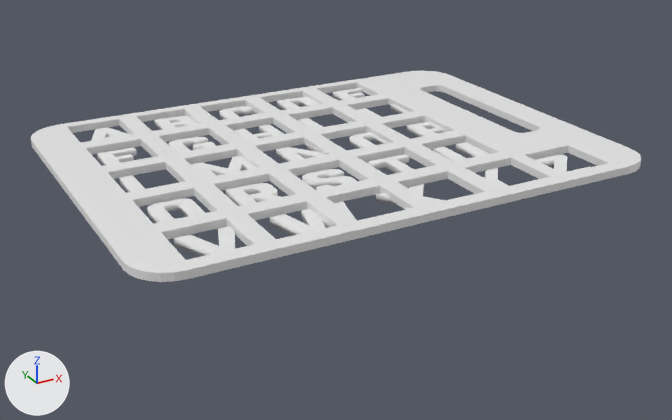
A saved change to the glTF model holoboard/holoboard.glb.
Rendered twice from a 50 mm camera at (-85.0, -313.0, 172.0) aimed at (134.0, 86.0, -27.0). Lighting does not change. The marker at lower left points along +X, +Y and +Z. Vertices at the same position are counted once.

Before the edit, the objects in view are built like this:
```python
me_a_001 = bpy.data.meshes.new('A.001')
me_a_001.from_pydata(...)  # 2113 vertices, 4144 faces; spans x 0.01..3.4, y -0.04..0.04, z -0.64..3.99
me_a_001.materials.append(mat_none_001)  # white #e7e7e7
me_letterboard_001 = bpy.data.meshes.new('LetterBoard.001')
me_letterboard_001.from_pydata(...)  # 320 vertices, 744 faces; spans x 1.0..275.0, y 0.0..4.0, z -206.0..0.0
ob_a = bpy.data.objects.new('A', me_a_001)
ob_a.location = (26.5, 168.8, 0.0)
ob_a.rotation_euler = (1.571, 0.0, 0.0)  # degrees (90, 0, 0)
ob_a.scale = (63.5, 39.7, 39.7)
ob_letterboard = bpy.data.objects.new('LetterBoard', me_letterboard_001)
ob_letterboard.location = (0.0, 0.0, 0.0)
ob_letterboard.rotation_euler = (1.571, 0.0, 0.0)  # degrees (90, 0, 0)
```
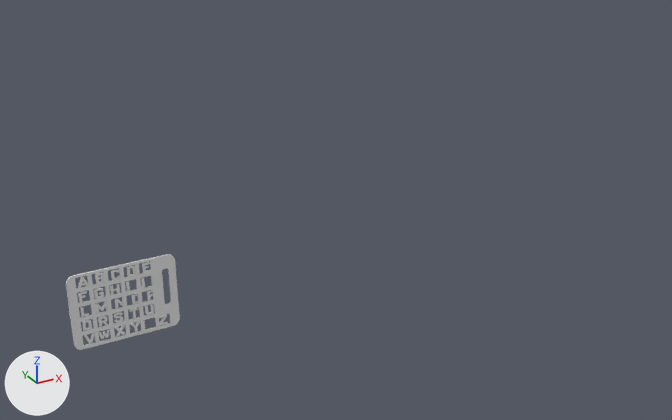
Commit message: Edited holoboard model.

Edits to the scene script, one JSON object a line:
```json
{"block": "me_a_001", "where": "me_a_001.from_pydata(...)  # 2113 vertices, 4144 faces; spans x 0.01..3.4, y -0.04..0.04, z -0.64..3.99"}
{"block": "me_a_001", "where": "# used by ob_a; location = (26.5, 168.8, 0.0); rotation_euler = (1.571, 0.0, 0.0), in degrees (90, 0, 0); scale = (63.5, 39.7, 39.7)"}
{"block": "me_a_001", "change": "me_a_001 part 1: the loose piece of 18 vertices spanning x 2.31..2.74, y -0.04..0.04, z 3.36..3.99 is moved by (-0.44, 0.0, 0.0)"}
{"block": "me_a_001", "change": "me_a_001 part 2: the loose piece of 24 vertices spanning x 1.6..2.03, y -0.04..0.04, z 3.36..3.99 is moved by (-0.36, 0.0, 0.0)"}
{"block": "me_a_001", "change": "me_a_001 part 3: the loose piece of 26 vertices spanning x 0.72..1.32, y -0.04..0.04, z 3.36..3.99 is scaled about its middle by 0.719, then moved by (-0.21, 0.0, -0.01)"}
{"op": "set", "path": "ob_letterboard.location", "old": "(0.0, 0.0, 0.0)", "new": "(-26.0, 1.1, -19.2)"}
{"op": "set", "path": "ob_letterboard.rotation_euler", "old": "(1.571, 0.0, 0.0)", "new": "(3.13, 0.0, 0.0)", "note": "degrees (90, 0, 0) -> degrees (179, 0, 0)"}
{"op": "set", "path": "ob_letterboard.scale", "old": "(1.0, 1.0, 1.0)", "new": "(0.153, 0.153, 0.153)"}
{"op": "set", "path": "ob_a.location", "old": "(26.5, 168.8, 0.0)", "new": "(-21.9, 1.4, 6.6)"}
{"op": "set", "path": "ob_a.rotation_euler", "old": "(1.571, 0.0, 0.0)", "new": "(3.13, 0.0, 0.0)", "note": "degrees (90, 0, 0) -> degrees (179, 0, 0)"}
{"op": "set", "path": "ob_a.scale", "old": "(63.5, 39.7, 39.7)", "new": "(9.72, 6.07, 6.07)"}
```

Boxes [x1, y1, x2, y2] around the edits, measured in the pictures (672 x 420 px; the box of a moved part takes in the faces that stretch with it):
```json
{"object": "LetterBoard", "change": "moved, turned, rescaled", "before": [31, 71, 641, 282], "after": [66, 254, 180, 350]}
{"object": "A", "change": "reshaped, moved, turned, rescaled", "before": [91, 88, 590, 256], "after": [78, 262, 168, 344]}
{"part": 1, "of": "me_a_001", "change": "moved or reshaped", "before": [454, 168, 509, 187], "after": [131, 321, 140, 332]}
{"part": 2, "of": "me_a_001", "change": "moved or reshaped", "before": [376, 184, 445, 210], "after": [115, 325, 126, 337]}
{"part": 3, "of": "me_a_001", "change": "moved or reshaped", "before": [270, 202, 355, 235], "after": [99, 330, 109, 339]}
```
